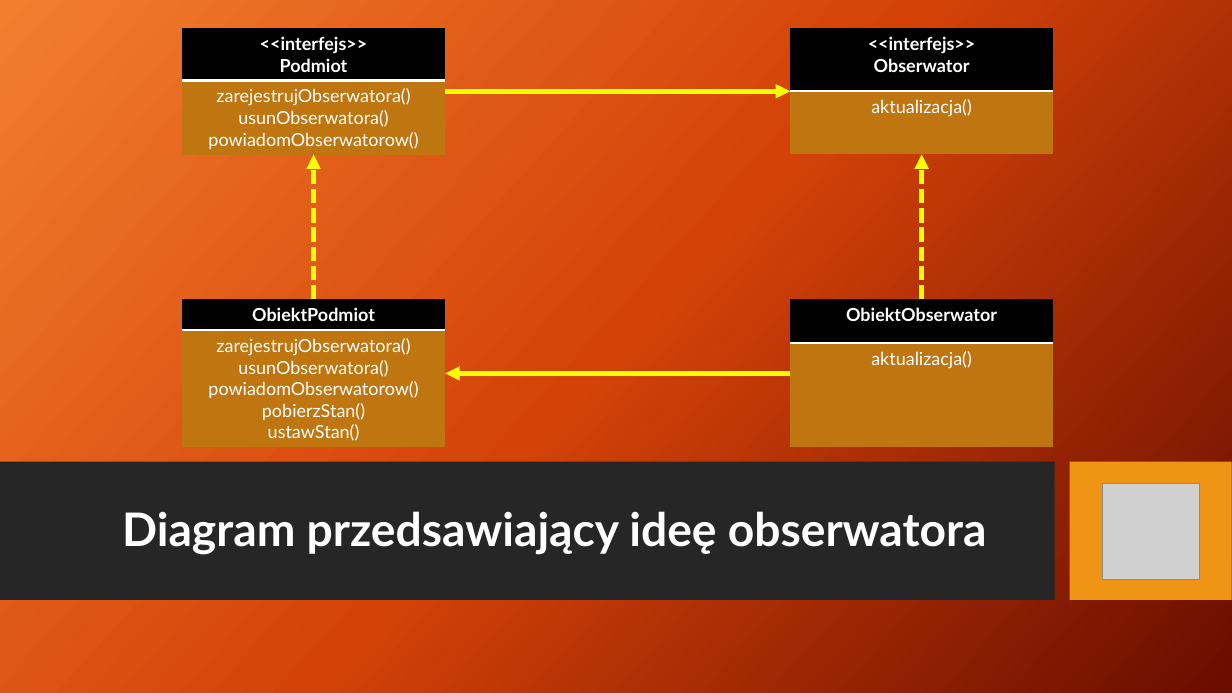
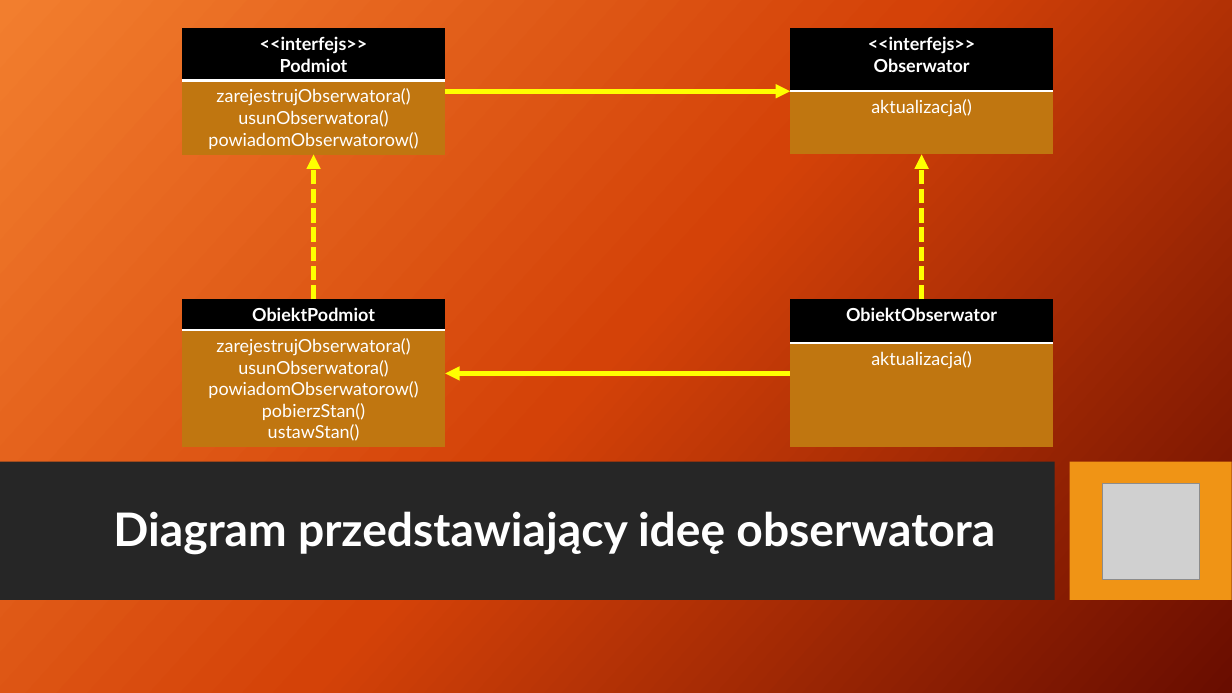
Before and after one commit to frzepiela99/29757_FR, a slide deck: slide 5 of NSI__02/Obserwator_Rzepiela_Filip.pptx. Drawn at 1232x693 pixels with LibreOffice and Linux fonts; fonts in the diff are those of the drawing; grey boxes stand for pictures; background and template pictures are left out. Boxes give left, top, right and bottom in pixels: in the first picture for what was removed or moved away, otherwise in the second. Text is boxed around its words. In the diff, an @@ line names an element or a change of style, - is before the commit and + after.

```diff
--- a/NSI__02/Obserwator_Rzepiela_Filip.pptx
+++ b/NSI__02/Obserwator_Rzepiela_Filip.pptx
@@ title at bbox=[113, 511, 995, 555]: text changed @@
-Diagram przedsawiający ideę obserwatora
+Diagram przedstawiający ideę obserwatora
```
